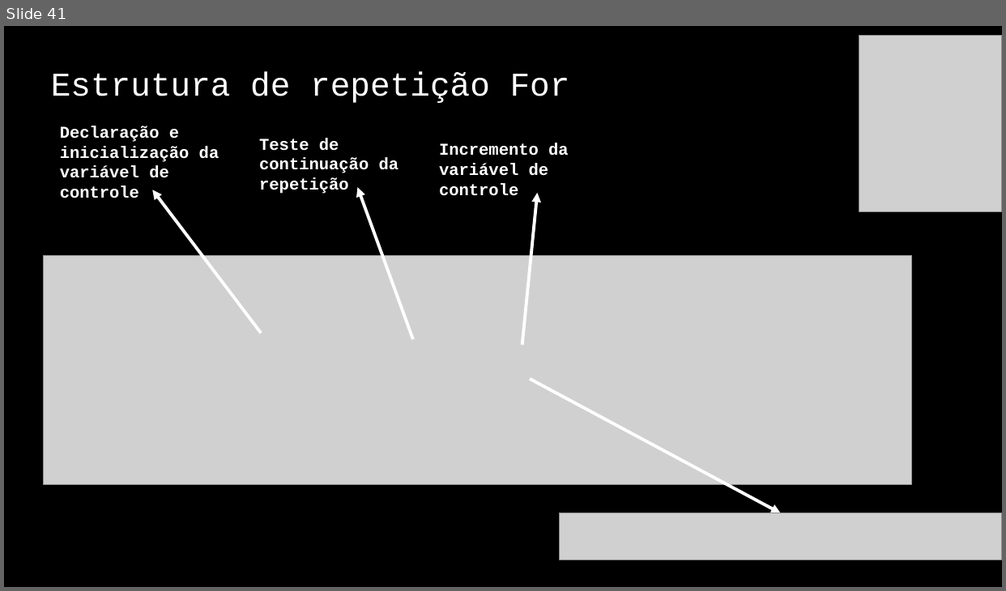
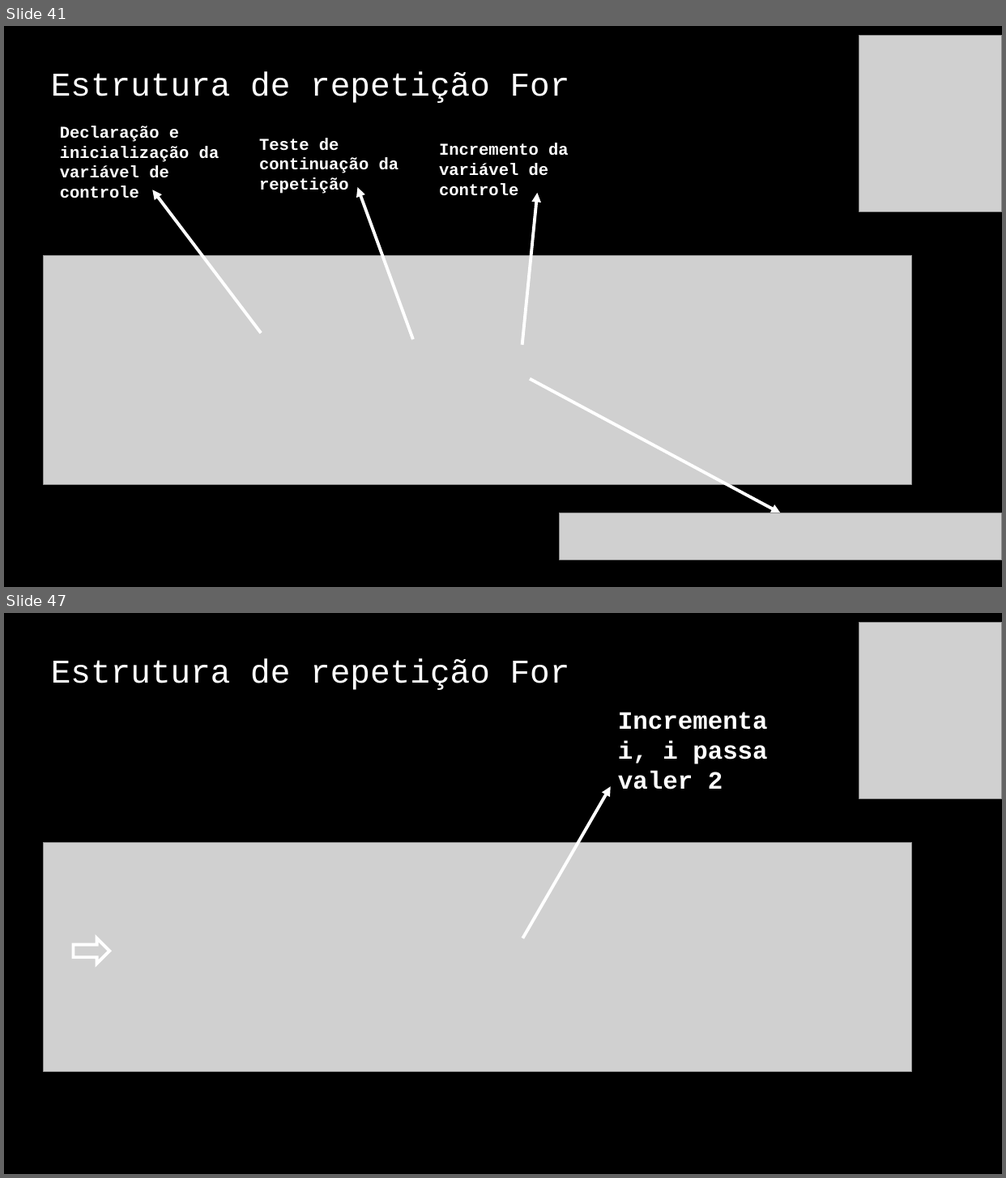
Before and after one commit to jrdutra/algoritmos, a slide deck: material_de_apoio/resumo_pratico.pptx. Shown one above the other, each under a label of ours: slide 41 before the commit, slides 41 and 47 after it; the slides between them are not shown. The pictures are 1006x591 and 1006x1178 pixels, drawn with LibreOffice and Linux fonts; fonts in the diff are those of the drawing; grey boxes stand for pictures. Boxes give left, top, right and bottom in pixels: in the first picture for what was removed or moved away, otherwise in the second. Text is boxed around its words. In the diff, an @@ line names an element or a change of style, - is before the commit and + after.

```diff
--- a/material_de_apoio/resumo_pratico.pptx
+++ b/material_de_apoio/resumo_pratico.pptx
@@ slide 47 added at [4,613,1002,1174], background #000000 @@
@@ picture added at [859,622,1002,798] @@
@@ title added at [51,659,570,690], 32 pt, text #FFFFFF @@
+Estrutura de repetição For
@@ text added at [618,712,768,790], 24 pt, text #FFFFFF, bold @@
+Incrementa i, i passa valer 2
@@ arrow added from (522, 939) to (611, 786), #FFFFFF 3 pt @@
@@ picture added at [44,843,912,1072] @@
@@ down arrow added at [74,939,109,964], outline #FFFFFF 3 pt @@
```
Also in this commit, not shown: 4 slides changed, 13 other slides added.
